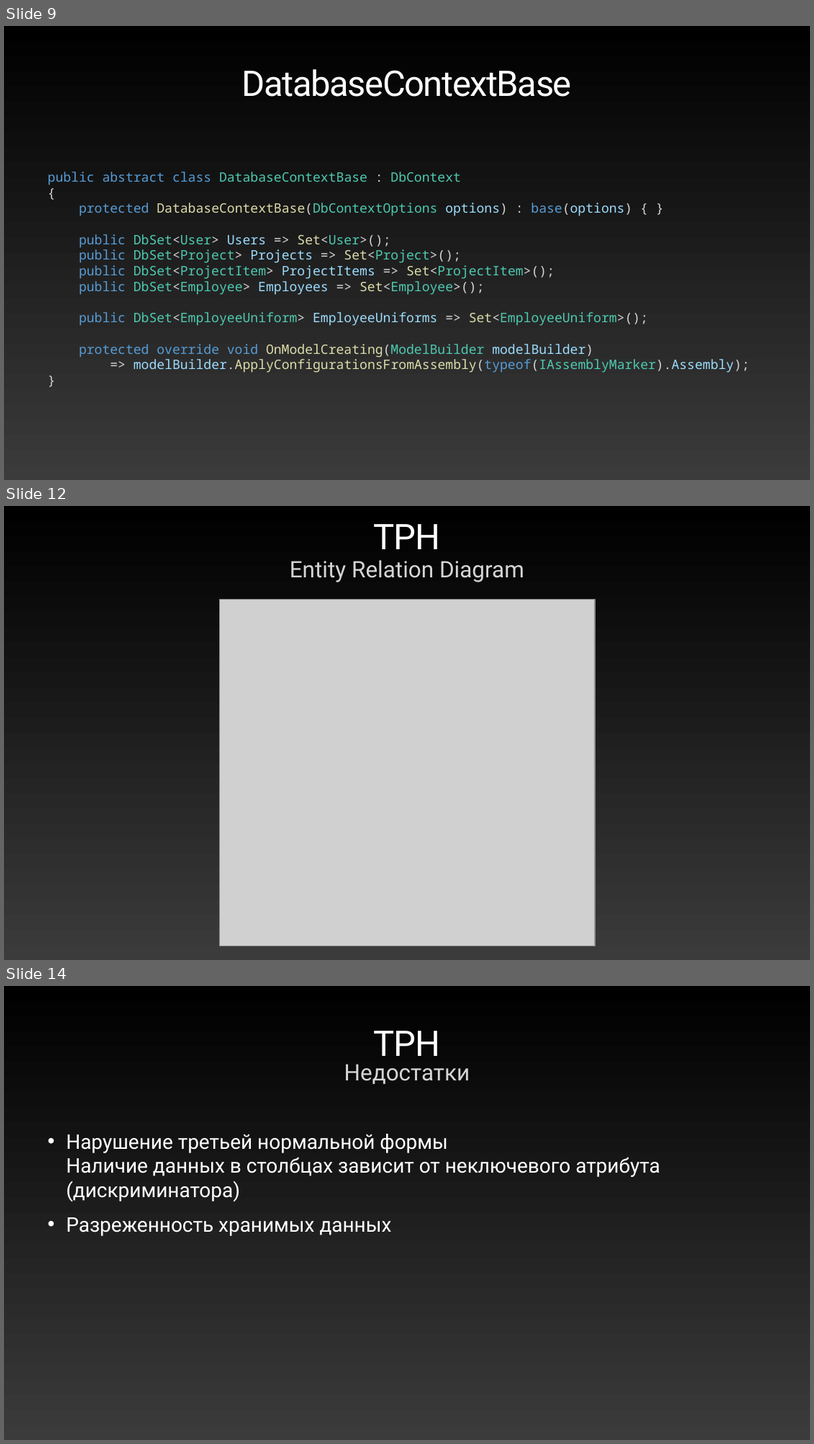
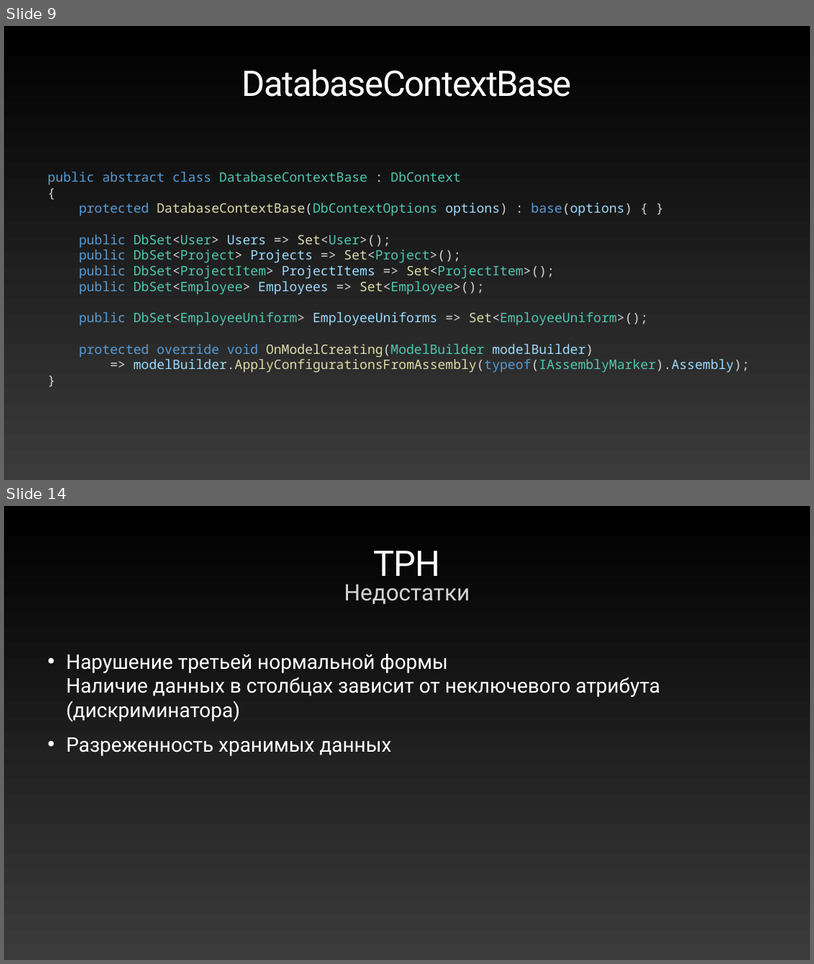
Before and after one commit to ronimizy/SpbDotNet.TPC, a slide deck: Docs/Presentation.pptx. Shown one above the other, each under a label of ours: slides 9, 12 and 14 before the commit, slides 9 and 14 after it; the slides between them are not shown. The pictures are 814x1444 and 814x964 pixels, drawn with LibreOffice and Linux fonts; fonts in the diff are those of the drawing; grey boxes stand for pictures. Boxes give left, top, right and bottom in pixels: in the first picture for what was removed or moved away, otherwise in the second. Text is boxed around its words. In the diff, an @@ line names an element or a change of style, - is before the commit and + after.

```diff
--- a/Docs/Presentation.pptx
+++ b/Docs/Presentation.pptx
@@ slide 12 removed at [4,506,810,960], background gradient #000000 to #3B3B3B @@
@@ title removed at [374,524,440,549] @@
-TPH
@@ text removed at [290,560,525,582] @@
-Entity Relation Diagram
@@ picture removed at [219,599,595,945] @@
```
Also in this commit, not shown: 10 slides changed, 26 slides added, 9 other files.
